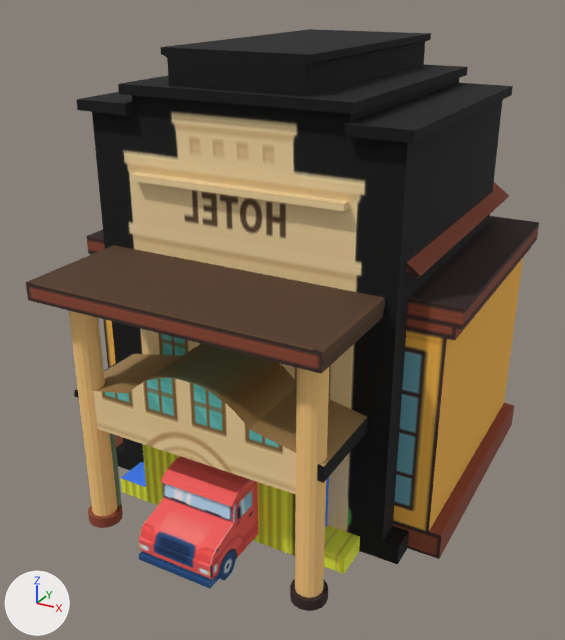
The glTF model FREEMODELS/curated/carto.glb as it was, and as the next commit left it.
Rendered twice from a 50 mm camera at (2.28, -4.2, 3.24) aimed at (0.03, -0.11, 1.19). Lighting does not change. The marker at lower left points along +X, +Y and +Z. The older version comes first. Where no turn or scale is listed for an object, it has been applied to the vertices.

Objects in the first picture: 'Cube_011_Material_011_0', 'Cube_014_Material_014_0', 'Cube_015_Material_015_0', 'Cube_036_Material_033_0'.
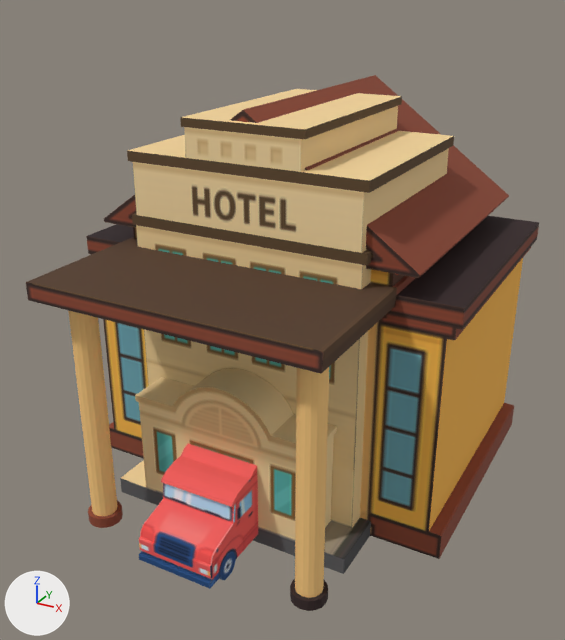
What differs and where, as boxes (x1, y1, x2, y2) in the pictures (565 x 640 px):
'Cube_011_Material_011_0', deleted
    before: (74, 29, 513, 565)
'Cube_014_Material_014_0', recoloured
    both: (120, 444, 360, 574)

What changed in the scene script:
```text
Change me_sketchfab_scene_cube_014_material_014_0:
    where me_sketchfab_scene_cube_014_material_014_0.from_pydata(...)  # 100 vertices, 196 faces; spans x -0.84..0.84, y -1.16..0.5, z 0.0..2.52
    remove me_sketchfab_scene_cube_014_material_014_0.materials.append(mat_material_21)  # picture img_albedo22
    add me_sketchfab_scene_cube_014_material_014_0.materials.append(mat_material_20)  # picture img_albedo21
Remove ob_cube_011_material_011_0:
    ob_cube_011_material_011_0 = bpy.data.objects.new('Cube_011_Material_011_0', me_sketchfab_scene_cube_011_material_011_0)
    ob_cube_011_material_011_0.location = (-0.021, 0.546, 0.009)
```
